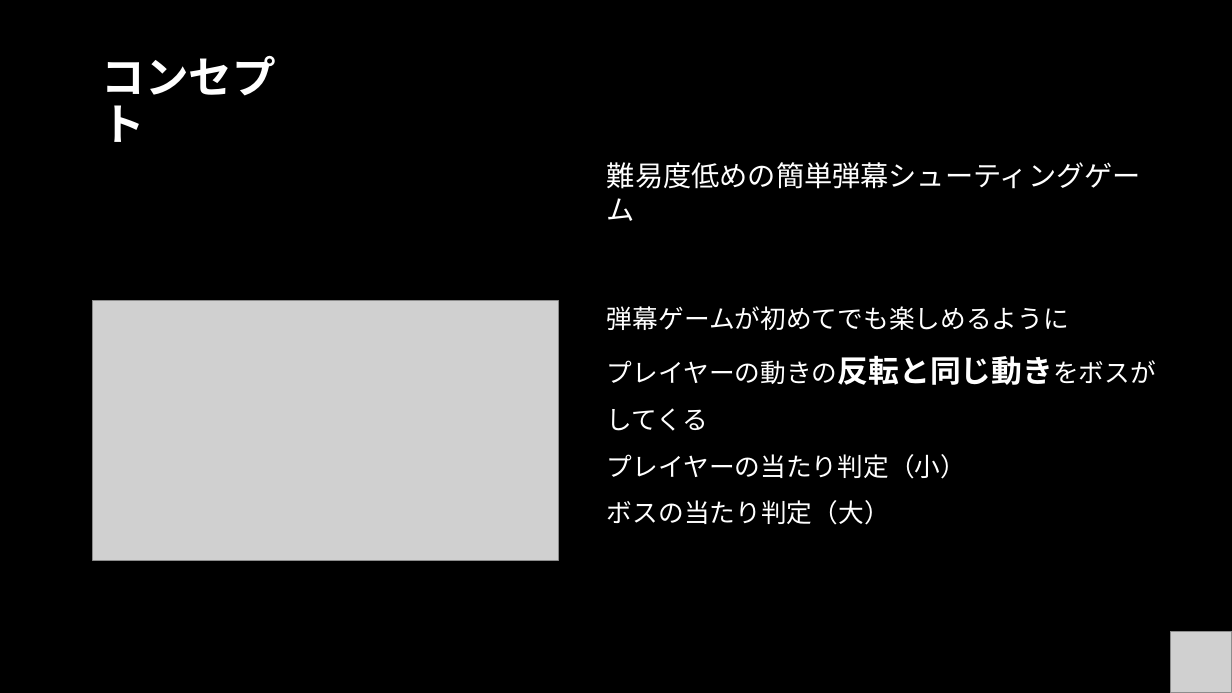
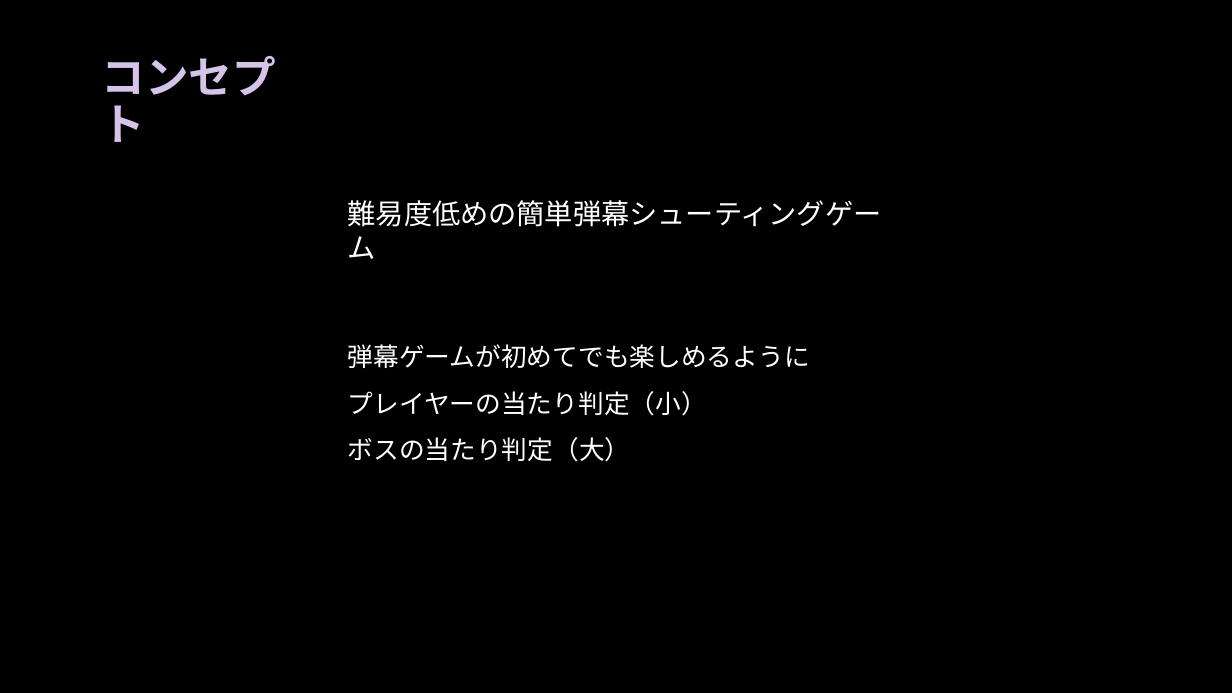
Before and after one commit to TAKU415/GameB, a slide deck: slide 3 of ゲーム説明用プレゼン.pptx. Drawn at 1232x693 pixels with LibreOffice and Linux fonts; fonts in the diff are those of the drawing; grey boxes stand for pictures; background and template pictures are left out. Boxes give left, top, right and bottom in pixels: in the first picture for what was removed or moved away, otherwise in the second. Text is boxed around its words. In the diff, an @@ line names an element or a change of style, - is before the commit and + after.

```diff
--- a/ゲーム説明用プレゼン.pptx
+++ b/ゲーム説明用プレゼン.pptx
@@ title "コンセプト" at (102,56,276,142): text colour #FFFFFF to #D5C3E9 @@
@@ text "難易度低めの簡単弾幕シューティングゲーム": place and size @@
-text "難易度低めの簡単弾幕シューティングゲーム" at (607,162,1156,525)
+text "難易度低めの簡単弾幕シューティングゲーム" at (348,200,882,462)
@@ picture removed at (92,301,559,561) @@
@@ text at (607,356,1156,431): paragraph removed @@
-プレイヤーの動きの反転と同じ動きをボスがしてくる
@@ picture removed at (1171,631,1232,693) @@
```
Also in this commit, not shown: 4 other slides changed, 3 slides added, 2 other files.
